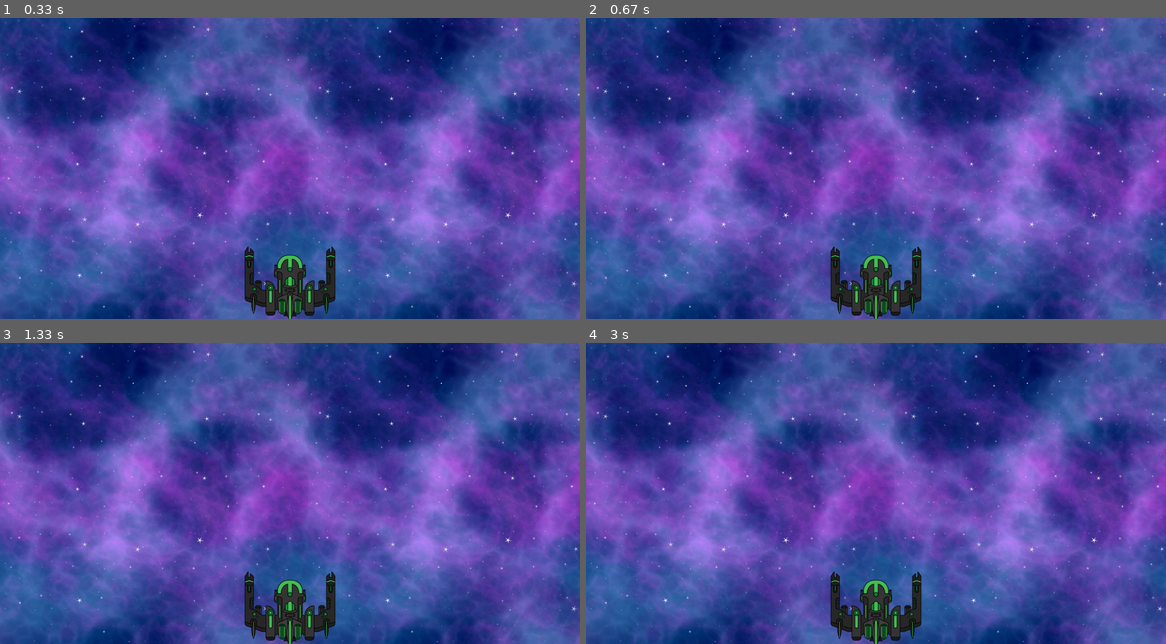
Above: before the commit, frames 1-4 (two rows, left to right).
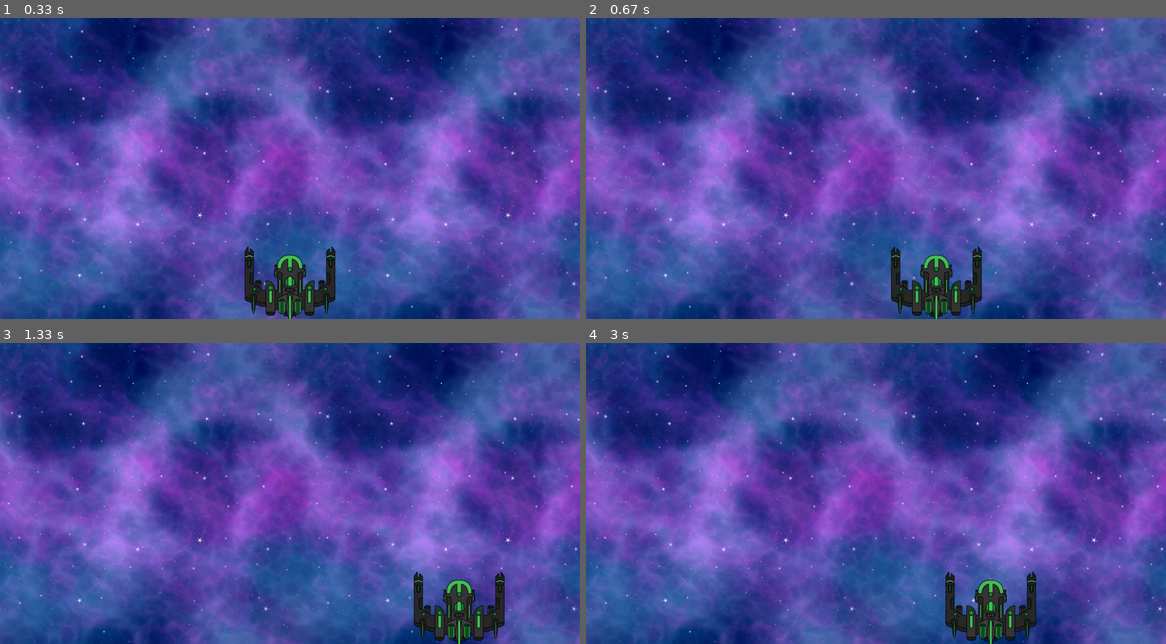
Above: after the commit, the same moments.

Repository: voland2610/PyGameMUIV
Game: pygame game, started from main_space_game.py
Same seed, same stepped clock (60 frames per second), same inputs: the game is played once before the commit and once after it.
Inputs:
- Up to frame 1 (0.33 s): no input
- Up to frame 2 (0.67 s): hold Right from 0.33 s (still down)
- Up to frame 3 (1.33 s): release Right at 0.8 s; hold Right 0.83-1.3 s
- Up to frame 4 (3 s): hold A 1.33-1.87 s; hold Left 1.9-2.3 s; hold D 2.33-2.97 s

Frame 1 is identical in both runs. In frame 2, 3.9% of the frame differs, in the area x 42-69%, y 75-100%; in frame 3, 4.5%, in the area x 42-87%, y 75-100%; in frame 4, 4.5%.

Commit message:
1.Добавленно передвежение вправо и влево 2.обработка событий вынесен в отдельный файл events_control.py

Diff:
--- /dev/null
+++ b/events_control.py
@@ -0,0 +1,21 @@
+import pygame
+import sys
+
+
+def events(shipGun):
+    """получения и обработка какого либо события"""
+    for events in pygame.event.get():
+        if events.type == pygame.QUIT:
+            sys.exit()
+        if events.type == pygame.KEYDOWN:
+            if events.key == pygame.K_RIGHT or events.key == pygame.K_d:
+                shipGun.moveR = True
+        if events.type == pygame.KEYUP:
+            if events.key == pygame.K_RIGHT or events.key == pygame.K_d:
+                shipGun.moveR = False
+        if events.type == pygame.KEYDOWN:
+            if events.key == pygame.K_LEFT or events.key == pygame.K_a:
+                shipGun.moveL = True
+        if events.type == pygame.KEYUP:
+            if events.key == pygame.K_LEFT or events.key == pygame.K_a:
+                shipGun.moveL = False
--- a/main_space_game.py
+++ b/main_space_game.py
@@ -1,6 +1,7 @@
 import pygame
 import sys
 from shipGun import ShipGun
+import events_control
 
 
 def start():
@@ -13,9 +14,8 @@
 
     # Основной цикл игры
     while True:
-        for events in pygame.event.get():
-            if events.type == pygame.QUIT:
-                sys.exit()
+        events_control.events(shipGun)
+        shipGun.pos_update()
         display.blit(backgroundImg, (0, 0))
         display.blit(backgroundImg, (1020, 0))
         shipGun.product()
--- a/shipGun.py
+++ b/shipGun.py
@@ -10,7 +10,15 @@
         self.display_rectangel = display.get_rect()
         self.rectangel.centerx = self.display_rectangel.centerx
         self.rectangel.bottom = self.display_rectangel.bottom
+        self.moveR = False
+        self.moveL = False
 
     def product(self):
         """прорисовка нашего корабля"""
         self.display.blit(self.img, self.rectangel)
+
+    def pos_update(self):
+        if self.moveR == True:
+            self.rectangel.centerx += 10
+        if self.moveL == True:
+            self.rectangel.centerx -= 10
